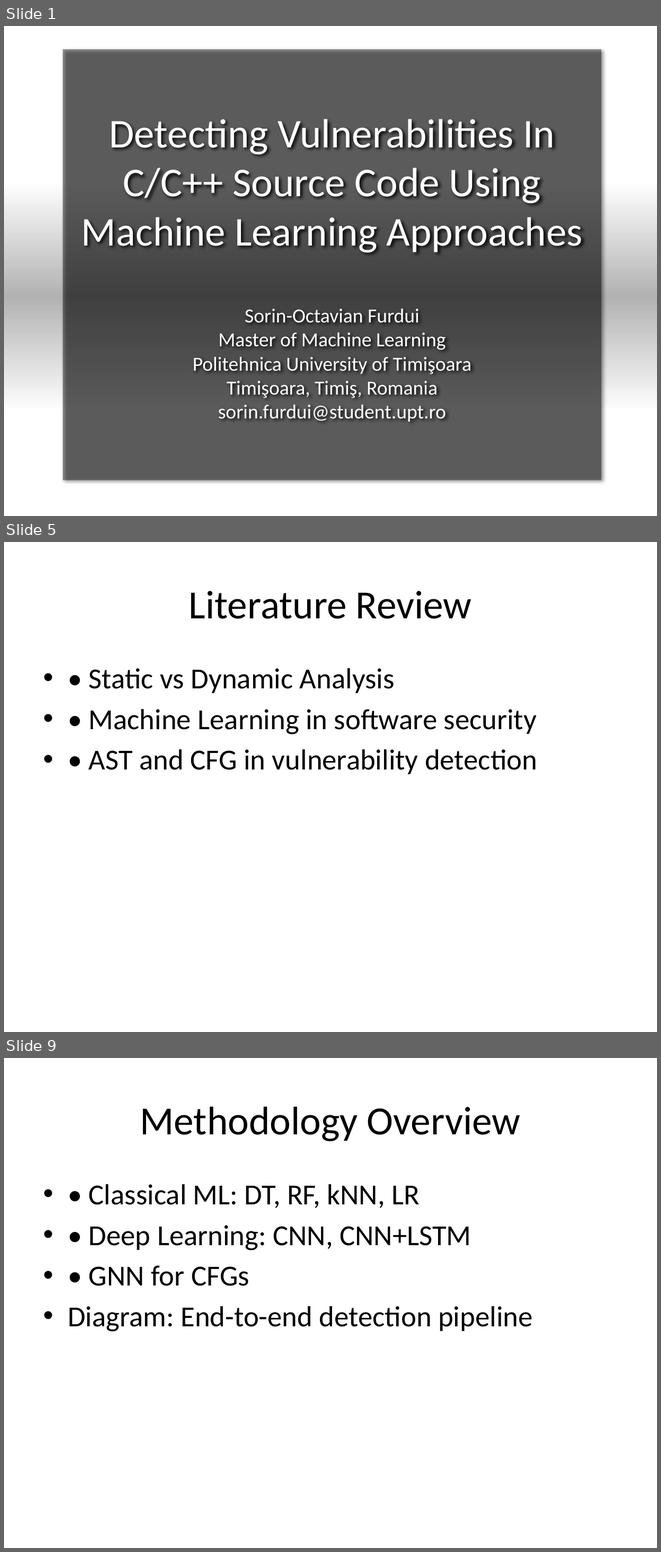
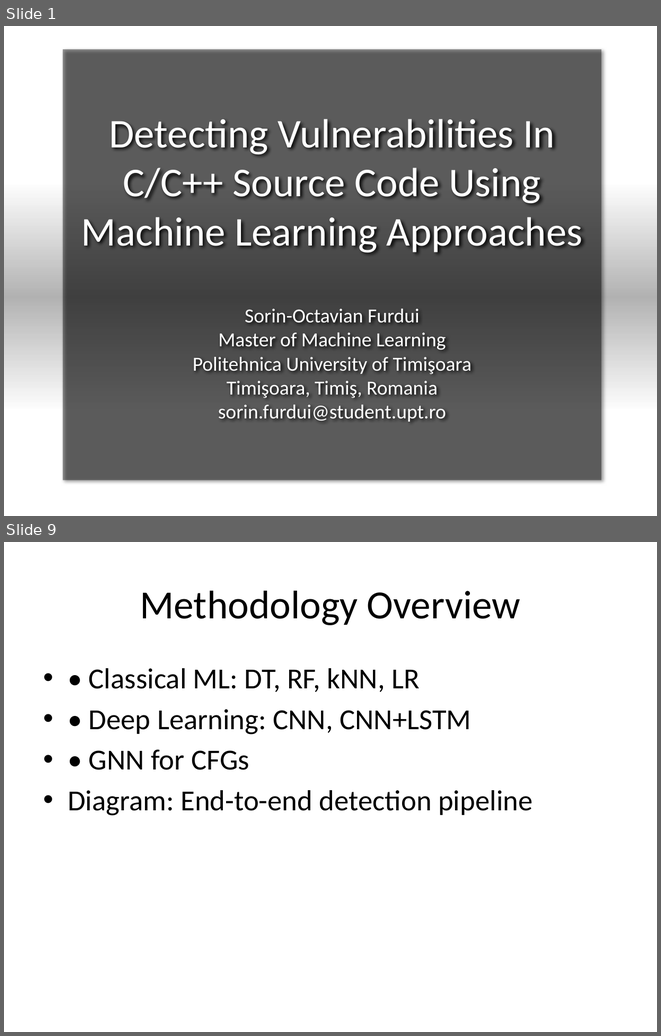
Before and after one commit to TaviFurdui/detecting-vulnerabilities-using-ml, a slide deck: Presentation.pptx. Shown one above the other, each under a label of ours: slides 1, 5 and 9 before the commit, slides 1 and 9 after it; the slides between them are not shown. The pictures are 661x1552 and 661x1036 pixels, drawn with LibreOffice and Linux fonts; fonts in the diff are those of the drawing; background and template pictures are left out. Boxes give left, top, right and bottom in pixels: in the first picture for what was removed or moved away, otherwise in the second. Text is boxed around its words. In the diff, an @@ line names an element or a change of style, - is before the commit and + after.

```diff
--- a/Presentation.pptx
+++ b/Presentation.pptx
@@ slide 5 removed at <box>4,542,657,1032</box>, background #FFFFFF @@
@@ title removed at <box>189,591,472,619</box> @@
-Literature Review
@@ text removed at <box>89,668,537,774</box> @@
-• • Static vs Dynamic Analysis
-• • Machine Learning in software security
-• • AST and CFG in vulnerability detection
```
Also in this commit, not shown: 2 slides changed, 4 slides added, 3 other slides removed.
